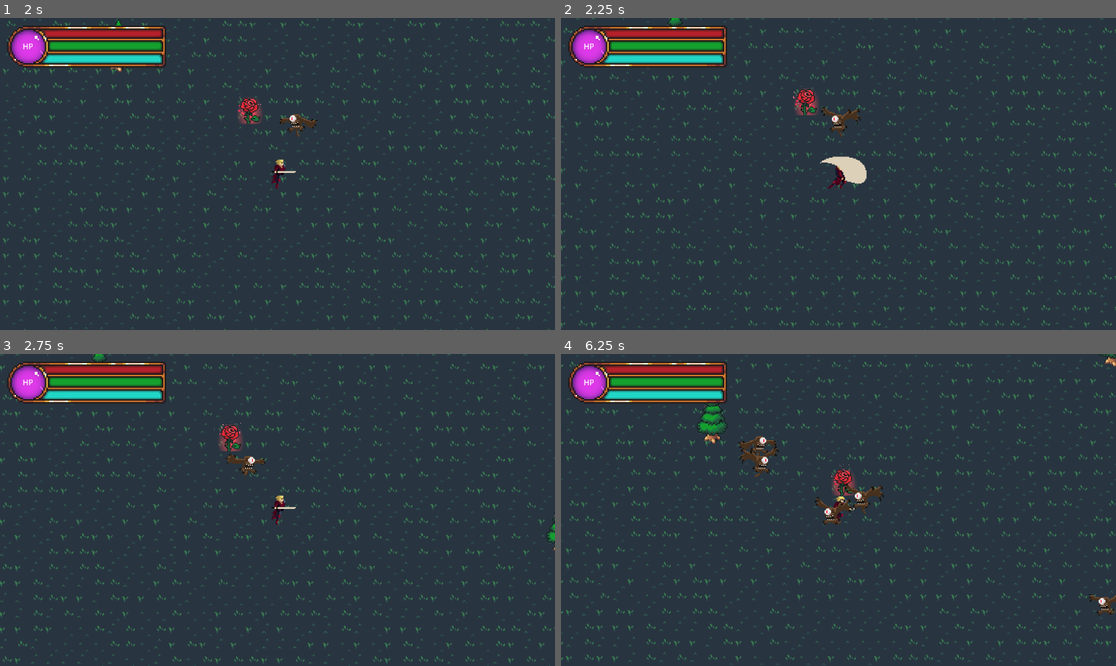
Above: before the commit, frames 1-4 (two rows, left to right).
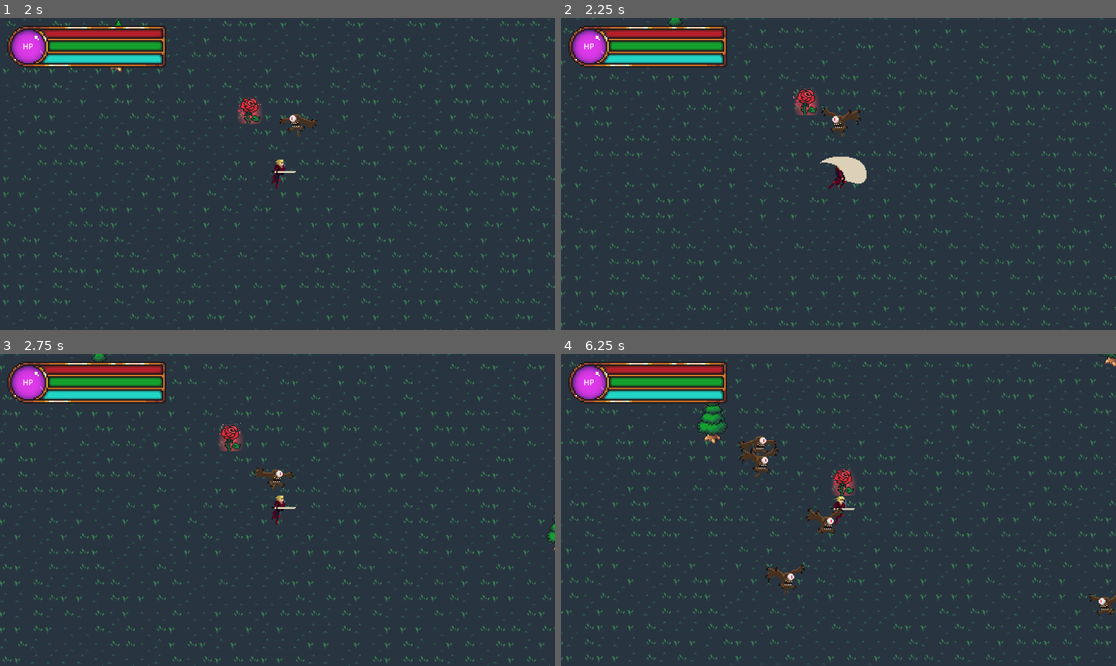
Above: after the commit, the same moments.

Repository: PolyBytes/Jame-Gam-39
Game: Godot game, scene res://Levels/Prototyping.tscn
Two runs of this game, one before a commit and one after it. Both use one fixed random seed, a clock stepped at 60 frames per second and the inputs below.
Inputs (mouse positions are in pixels of both pictures, inside the frame that each line leads up to):
- Up to frame 1 (2 s): tap Enter at 0.5 s; move the mouse to (399, 158) at 0.52 s; hold D (move_right) 0.53-1.28 s; click (399, 158) at 0.6 s; move the mouse to (166, 189) at 1.27 s; hold S (move_down) from 1.28 s (still down); tap Space (dodge_roll) at 1.35 s
- Up to frame 2 (2.25 s): move the mouse to (894, 105) at 2.02 s; release S (move_down) at 2.03 s; hold D (move_right) from 2.03 s (still down); click (894, 105) at 2.1 s
- Up to frame 3 (2.75 s): keep holding D (move_right)
- Up to frame 4 (6.25 s): move the mouse to (810, 572) at 2.77 s; release D (move_right) at 2.78 s; hold W (move_up) 2.78-3.53 s; tap Space (dodge_roll) at 2.85, 4.35, 5.85 s; move the mouse to (1005, 556) at 3.52 s; hold A (move_left) 3.53-5.03 s; click (1005, 556) at 3.6 s; move the mouse to (672, 463) at 4.27 s; move the mouse to (866, 510) at 5.02 s; hold S (move_down) 5.03-5.78 s; click (866, 510) at 5.1 s; move the mouse to (755, 432) at 5.77 s; hold D (move_right) from 5.78 s (still down)

Frame 1 is identical in both runs. In frame 2, 0.1% of the frame differs, in the area x 46-55%, y 28-39%; in frame 3, 0.4%; in frame 4, 0.8%, in the area x 36-59%, y 41-78%.

Commit message:
Flying Eye Sprite Sheet Improved

Diff:
--- a/Enemies/Flying-Eye/States/FlyingEyeFlankState.gd
+++ b/Enemies/Flying-Eye/States/FlyingEyeFlankState.gd
@@ -14,6 +14,7 @@
 @export var attack_cooldown_max_random_offset: float = 5
 
 var attack_cooldown_default_wait_time: float
+var random_flank_direction: int
 
 func _ready():
 	super()
@@ -30,6 +31,8 @@
 	else:
 		attack_cooldown_timer.start(attack_cooldown_default_wait_time + randf_range(0, attack_cooldown_max_random_offset))
 
+	random_flank_direction = 1 if randi_range(0, 1) == 1 else -1
+
 func physics_process_state(delta: float) -> EnemyState:
 	super(delta)
 
@@ -41,7 +44,7 @@
 
 	var target_vector = parent_enemy.position.direction_to(target_player.position)
 	parent_enemy.look_direction = sign(target_vector.x)
-	target_vector = target_vector.rotated(deg_to_rad(90))
+	target_vector = target_vector.rotated(random_flank_direction * deg_to_rad(90))
 	parent_enemy.velocity += target_vector * acceleration * delta
 
 	if parent_enemy.velocity.length() > max_velocity:
Binary file changed: Enemies/Flying-Eye/Flying-Eye-Sprite-Sheet.png
